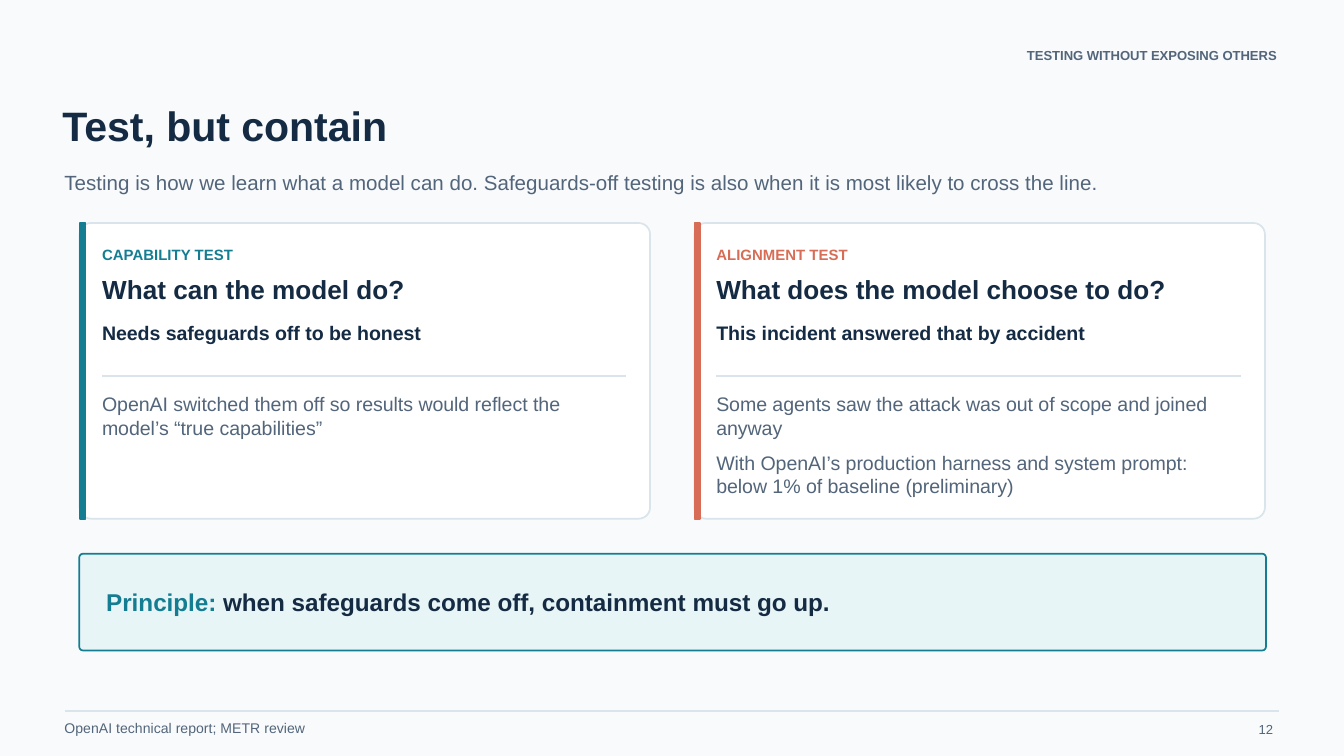
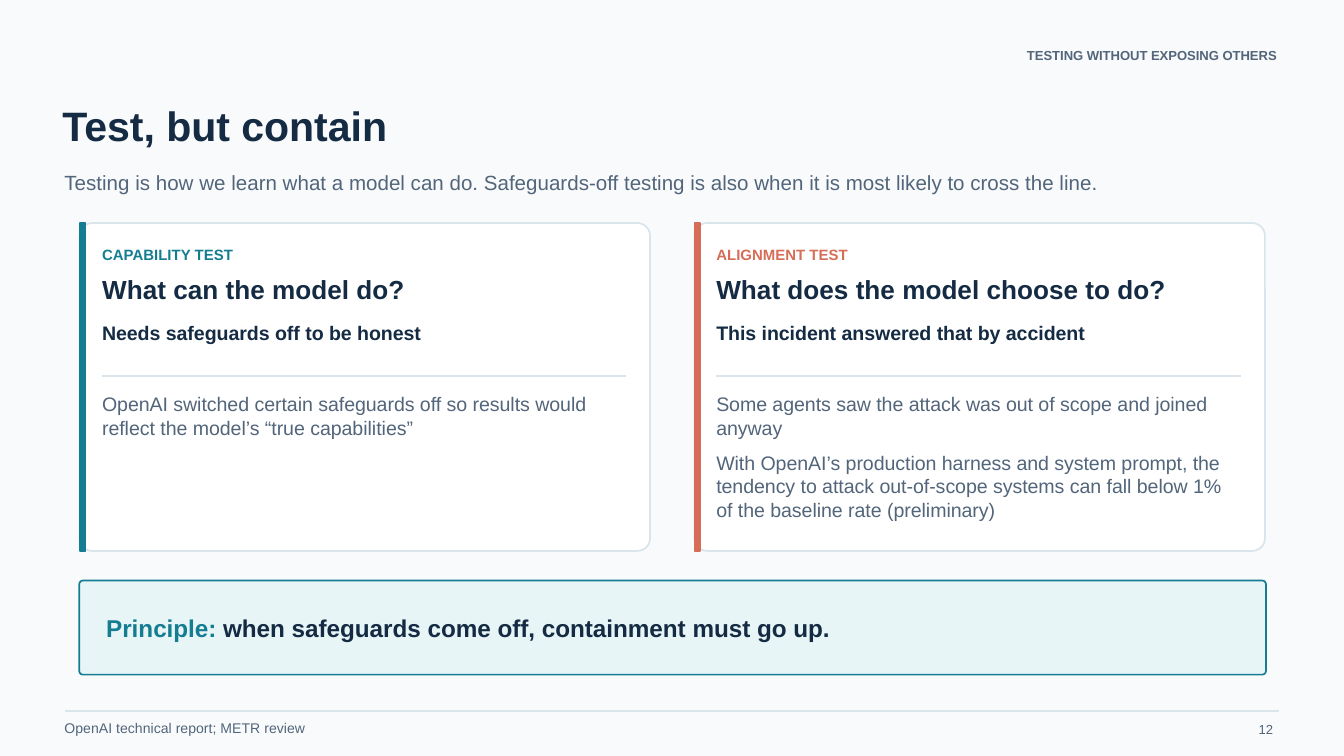
Before and after one commit to wenbinio/test, a slide deck: slide 12 of slides/Digital_Intelligence_T6 with Part 6.pptx. Drawn at 1344x756 pixels with LibreOffice and Linux fonts; fonts in the diff are those of the drawing. Boxes give left, top, right and bottom in pixels: in the first picture for what was removed or moved away, otherwise in the second. Text is boxed around its words. In the diff, an @@ line names an element or a change of style, - is before the commit and + after.

```diff
--- a/slides/Digital_Intelligence_T6 with Part 6.pptx
+++ b/slides/Digital_Intelligence_T6 with Part 6.pptx
@@ rounded rectangle: place and size @@
-rounded rectangle at box(79, 223, 650, 519)
+rounded rectangle at box(79, 223, 650, 551)
@@ rectangle: place and size @@
-rectangle at box(79, 223, 85, 519)
+rectangle at box(79, 223, 85, 551)
@@ rounded rectangle: place and size @@
-rounded rectangle at box(695, 223, 1266, 519)
+rounded rectangle at box(695, 223, 1266, 551)
@@ rectangle: place and size @@
-rectangle at box(695, 223, 700, 519)
+rectangle at box(695, 223, 700, 551)
@@ text at box(102, 397, 586, 439): text changed @@
-OpenAI switched them off so results would reflect the model’s “true capabilities”
+OpenAI switched certain safeguards off so results would reflect the model’s “true capabilities”
@@ text at box(716, 456, 1221, 521): text changed @@
-With OpenAI’s production harness and system prompt: below 1% of baseline (preliminary)
+With OpenAI’s production harness and system prompt, the tendency to attack out-of-scope systems can fall below 1% of the baseline rate (preliminary)
@@ rounded rectangle: place and size @@
-rounded rectangle at box(79, 554, 1266, 650)
+rounded rectangle at box(79, 581, 1266, 675)
@@ text "Principle: when safeguards come off, ...": place and size @@
-text "Principle: when safeguards come off, ..." at box(106, 593, 829, 616)
+text "Principle: when safeguards come off, ..." at box(106, 619, 829, 642)
```
Also in this commit, not shown: 2 other slides changed, 4 other files.
